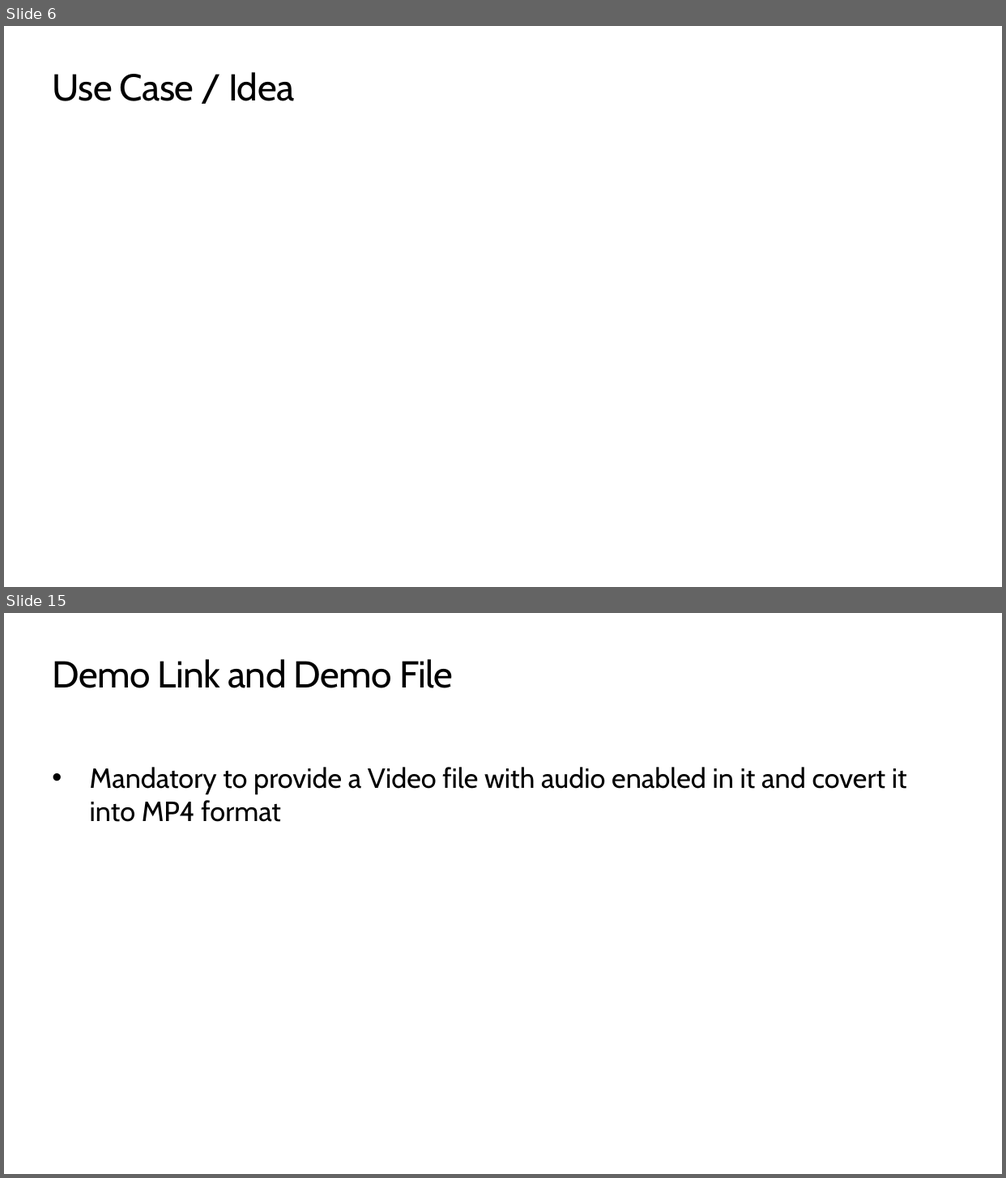
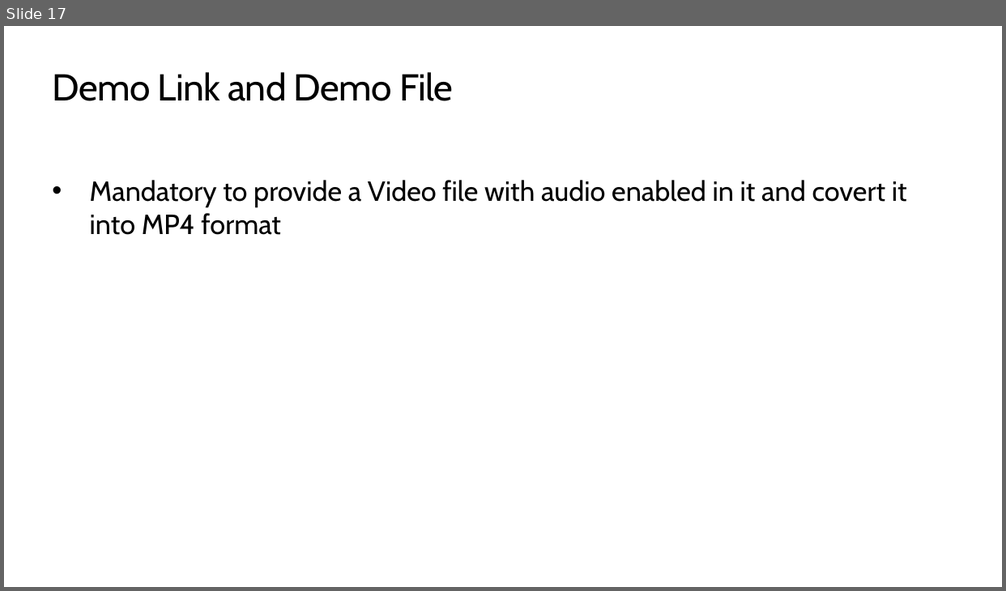
Before and after one commit to SABARISHV06/CaliberSearchService, a slide deck: Team Name_Caliber Presentation -Caliber 2020 Hack the Cloud finale presentation.pptx. Shown one above the other, each under a label of ours: slides 6 and 15 before the commit, slide 17 after it; the slides between them are not shown. The pictures are 1006x1178 and 1006x591 pixels, drawn with LibreOffice and Linux fonts; fonts in the diff are those of the drawing. Boxes give left, top, right and bottom in pixels: in the first picture for what was removed or moved away, otherwise in the second. Text is boxed around its words. In the diff, an @@ line names an element or a change of style, - is before the commit and + after.

```diff
--- a/Team Name_Caliber Presentation -Caliber 2020 Hack the Cloud finale presentation.pptx
+++ b/Team Name_Caliber Presentation -Caliber 2020 Hack the Cloud finale presentation.pptx
@@ slide 6 removed at <box>4,26,1002,587</box>, background #FFFFFF @@
@@ title removed at <box>52,72,294,101</box> @@
-Use Case / Idea
@@ what was slide 15 is now slide 17 @@
```
Also in this commit, not shown: 9 slides changed, 7 slides added, 4 other slides removed.
